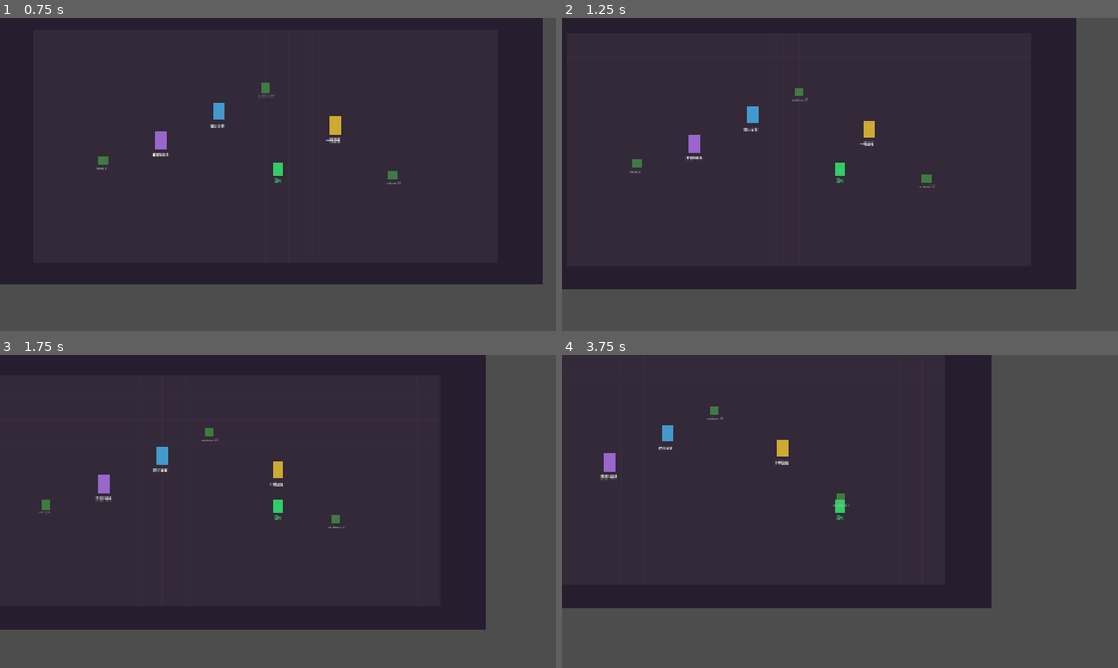
Above: before the commit, frames 1-4 (two rows, left to right).
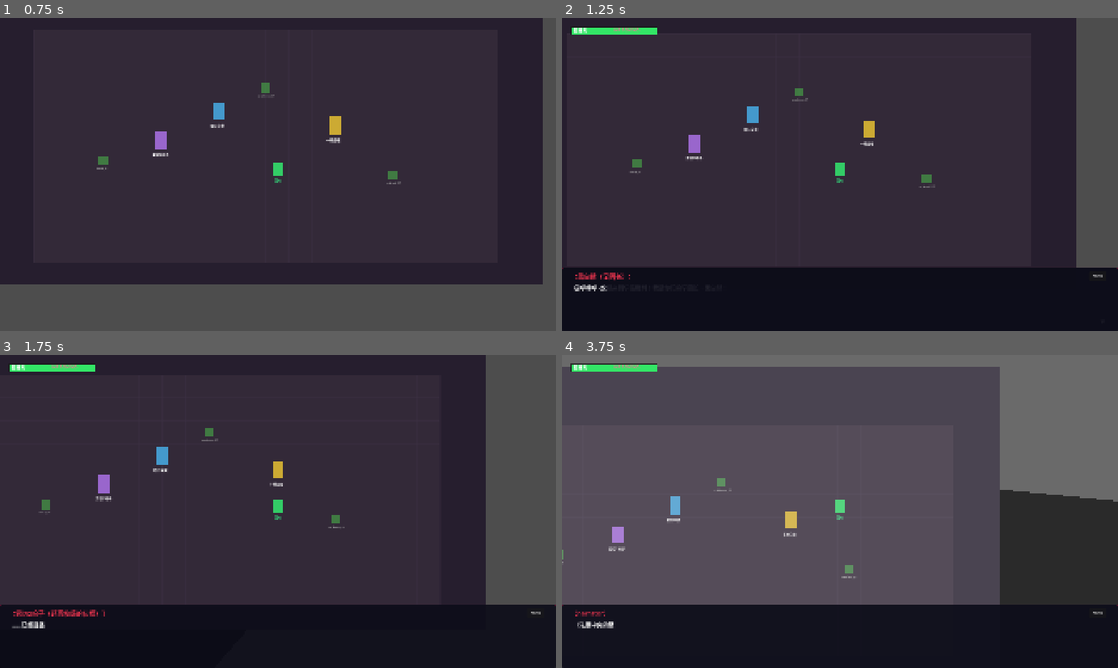
Above: after the commit, the same moments.

Repository: Luguoyn/dangan-AI
Game: Godot game, scene res://scenes/main.tscn
Same seed, same stepped clock (60 frames per second), same inputs: the game is played once before the commit and once after it.
Inputs (mouse positions are in pixels of both pictures, inside the frame that each line leads up to):
- Up to frame 1 (0.75 s): tap Enter (confirm) at 0.5 s; move the mouse to (400, 158) at 0.52 s; hold D (move_right) from 0.53 s (still down); tap B at 0.6 s; click (400, 158) at 0.67 s
- Up to frame 2 (1.25 s): keep holding D (move_right); tap Space at 0.77, 1.07 s; tap T at 0.8 s
- Up to frame 3 (1.75 s): move the mouse to (166, 527) at 1.27 s; release D (move_right) at 1.28 s; hold S (move_down) from 1.28 s (still down); tap T at 1.35 s; tap Space at 1.52, 1.55 s
- Up to frame 4 (3.75 s): tap Space at 1.82, 2.1, 3.02, 3.32 s; move the mouse to (895, 442) at 2.02 s; release S (move_down) at 2.03 s; hold D (move_right) 2.03-2.78 s; tap B at 2.3 s; move the mouse to (812, 574) at 2.77 s; hold W (move_up) 2.78-3.53 s; tap Enter (confirm) at 2.85 s; click (812, 574) at 2.92 s; tap T at 3.05 s; move the mouse to (1006, 558) at 3.52 s; press the mouse at (1006, 558) at 3.53 s; hold A (move_left) from 3.53 s (still down)

Frame 1 is identical in both runs. In frame 2, 20% of the frame differs, in the area x 0-100%, y 3-100%; in frame 3, 14%; in frame 4, 97%, in the area x 0-100%, y 0-100%.
Error after the commit: Invalid assignment of property or key 'sky_top_color' with value of type 'Color' on a base object of type 'PanoramaSkyMaterial'. (res://scripts/courtroom/court…

Commit message:
v0.5: 阶段五 — 3D学级裁判场
Step 24: 3D裁判场场景 (CSG几何体: 圆形地板/中央立柱/16站台/护栏/聚光灯)
Step 25: 摄像机系统 (move_to_podium/shake/pan/overview, Tween平滑过渡)
Step 26: 站位系统 PodiumSlot (billboard/名称标签/高亮/聚光灯)
Step 27: 场景加载+角色分配 (16站位自动分配存活角色)
Step 28: 裁判场对话框 (复用DialogueBox + 说话者高亮+摄像机移动)
Step 29: DebateManager Autoload (HP系统/三难度配置/小游戏协调)
Step 30: HP血条UI (渐变颜色/闪光动画/精神力显示)
- 11 个 Autoload, 场景间切换 (T键进裁判场, B键返回, Space测试对话)
- SceneManager 注册2个场景 (main/courtroom_3d)
- 场景切换时自动断开/重连 UI 信号，防止双重对话

Diff:
--- a/project.godot
+++ b/project.godot
@@ -24,6 +24,7 @@
 AudioManager="*res://scripts/managers/audio_manager.gd"
 GameManager="*res://scripts/managers/game_manager.gd"
 CharacterManager="*res://scripts/managers/character_manager.gd"
+DebateManager="*res://scripts/managers/debate_manager.gd"
 ScriptInterpreter="*res://scripts/managers/script_interpreter.gd"
 EvidenceManager="*res://scripts/managers/evidence_manager.gd"
 CharacterPortraitManager="*res://scripts/managers/character_portrait_manager.gd"
--- /dev/null
+++ b/scenes/3d/courtroom.tscn
@@ -0,0 +1,6 @@
+[gd_scene load_steps=2 format=3]
+
+[ext_resource type="Script" path="res://scripts/courtroom/courtroom_scene.gd" id="1_ct"]
+
+[node name="Courtroom" type="Node3D"]
+script = ExtResource("1_ct")
--- /dev/null
+++ b/scripts/courtroom/courtroom_camera.gd
@@ -0,0 +1,92 @@
+extends Camera3D
+class_name CourtroomCamera
+# ============================================================
+# Step 25: 学级裁判摄像机系统
+# ============================================================
+
+@export var default_position := Vector3(0, 8, 12)
+@export var default_look_at := Vector3(0, 1.5, 0)
+@export var closeup_offset := Vector3(0, 1.8, -4.0)
+@export var medium_offset := Vector3(0, 2.5, -7.0)
+@export var wide_offset := Vector3(0, 5.0, -12.0)
+@export var overview_position := Vector3(0, 14, 0)
+@export var overview_rotation := Vector3(-90, 0, 0) as Vector3
+
+var _is_animating: bool = false
+var _target_node: Node3D
+
+func _ready() -> void:
+	position = default_position
+	look_at(default_look_at)
+
+func move_to_podium(podium_index: int, shot_type: String = "closeup") -> void:
+	var target_pos: Vector3
+	var offset: Vector3
+
+	match shot_type:
+		"closeup":  offset = closeup_offset
+		"medium":   offset = medium_offset
+		"wide":     offset = wide_offset
+		_:          offset = closeup_offset
+
+	var podium_node := _find_podium(podium_index)
+	if podium_node:
+		target_pos = podium_node.global_position + offset
+	else:
+		target_pos = _calculate_podium_position(podium_index) + offset
+
+	_animate_to(target_pos, target_pos - offset)
+
+func move_to_center() -> void:
+	_animate_to(overview_position, Vector3(0, 1.5, 0))
+
+func move_to_overview() -> void:
+	position = overview_position
+	rotation_degrees = overview_rotation
+
+func shake(intensity: float, duration: float) -> void:
+	var original := position
+	var elapsed := 0.0
+	while elapsed < duration and is_instance_valid(self):
+		var offset := Vector3(
+			randf_range(-intensity, intensity),
+			randf_range(-intensity, intensity),
+			randf_range(-intensity, intensity)
+		)
+		position = original + offset
+		await get_tree().process_frame
+		elapsed += get_process_delta_time()
+	position = original
+
+func pan(from_podium: int, to_podium: int, duration: float = 1.0) -> void:
+	var from_pos := _calculate_podium_position(from_podium)
+	var to_pos := _calculate_podium_position(to_podium)
+	var mid := (from_pos + to_pos) / 2.0 + Vector3(0, 3, 6)
+	var tween := create_tween()
+	tween.tween_property(self, "position", mid, duration * 0.5)
+	tween.tween_property(self, "position", to_pos + Vector3(0, 2, -5), duration * 0.5)
+	tween.parallel().tween_method(_look_at_target.bind(to_pos), 0.0, 1.0, duration)
+
+func _animate_to(target_pos: Vector3, look_target: Vector3) -> void:
+	_is_animating = true
+	var tween := create_tween()
+	tween.set_parallel(true)
+	tween.tween_property(self, "position", target_pos, 0.8).set_ease(Tween.EASE_IN_OUT)
+	tween.tween_method(_look_at_target.bind(look_target), 0.0, 1.0, 0.8)
+	tween.chain().tween_callback(func(): _is_animating = false)
+
+func _look_at_target(_t: float, target: Vector3) -> void:
+	look_at(target)
+
+func _find_podium(podium_index: int) -> Node3D:
+	var parent := get_parent()
+	if parent:
+		for child in parent.get_children():
+			if child is PodiumSlot and child.podium_index == podium_index:
+				return child
+	return null
+
+func _calculate_podium_position(podium_index: int) -> Vector3:
+	var angle := TAU * float(podium_index) / 16.0
+	var radius := 6.0
+	return Vector3(cos(angle) * radius, 0, sin(angle) * radius)
--- /dev/null
+++ b/scripts/courtroom/courtroom_scene.gd
@@ -0,0 +1,201 @@
+extends Node3D
+class_name CourtroomScene
+# ============================================================
+# Step 24+27: 3D 学级裁判场场景
+# 构建 CSG 几何体、分配角色站位、管理摄像机
+# ============================================================
+
+const PODIUM_COUNT := 16
+const STAGE_RADIUS := 6.0
+
+var _camera: CourtroomCamera
+var _podiums: Array[PodiumSlot] = []
+var _dialogue_box: DialogueBox
+var _hp_bar: HPBar
+var _dialogue_box_added: bool = false
+var _hp_bar_added: bool = false
+
+func _ready() -> void:
+	_build_environment()
+	_build_stage()
+	_build_camera()
+	_build_podiums()
+	_build_ui()
+	_assign_characters_to_podiums()
+	EventBus.trial_started.emit()
+	print("[CourtroomScene] 裁判场初始化完成，%d 个站位已分配，按B返回2D场景" % PODIUM_COUNT)
+
+func _input(event: InputEvent) -> void:
+	if ScriptInterpreter.is_executing or ScriptInterpreter.is_waiting_input:
+		return
+	if event is InputEventKey:
+		if event.keycode == KEY_B and event.pressed:
+			SceneManager.load_scene("main")
+		if event.keycode == KEY_SPACE and event.pressed:
+			show_hp_bar()
+			ScriptInterpreter.load_script("res://story/courtroom_test.script.json")
+
+func _build_environment() -> void:
+	var env := WorldEnvironment.new()
+	var sky := PanoramaSkyMaterial.new()
+	sky.sky_top_color = Color(0.02, 0.01, 0.05)
+	sky.sky_horizon_color = Color(0.05, 0.02, 0.08)
+	sky.ground_bottom_color = Color(0.08, 0.03, 0.1)
+	env.environment = Environment.new()
+	env.environment.sky = Sky.new()
+	env.environment.sky.sky_material = sky
+	env.environment.background_mode = Environment.BG_SKY
+	env.environment.ambient_light_color = Color(0.15, 0.1, 0.2)
+	env.environment.ambient_light_energy = 0.5
+	env.environment.fog_enabled = true
+	env.environment.fog_density = 0.01
+	env.environment.fog_light_color = Color(0.4, 0.2, 0.4)
+	add_child(env)
+
+	var dir_light := DirectionalLight3D.new()
+	dir_light.position = Vector3(5, 15, 5)
+	dir_light.light_energy = 0.4
+	dir_light.light_color = Color(0.9, 0.85, 0.95)
+	add_child(dir_light)
+
+	var spot1 := SpotLight3D.new()
+	spot1.position = Vector3(-8, 12, 0)
+	spot1.look_at(Vector3(0, 1, 0))
+	spot1.light_color = Color(1, 0.8, 0.9)
+	spot1.light_energy = 1.5
+	add_child(spot1)
+
+	var spot2 := SpotLight3D.new()
+	spot2.position = Vector3(8, 12, 0)
+	spot2.look_at(Vector3(0, 1, 0))
+	spot2.light_color = Color(0.8, 0.8, 1)
+	spot2.light_energy = 1.5
+	add_child(spot2)
+
+func _build_stage() -> void:
+	var floor_mat := StandardMaterial3D.new()
+	floor_mat.albedo_color = Color(0.08, 0.06, 0.1)
+
+	var floor := CSGCylinder3D.new()
+	floor.radius = 8.0
+	floor.height = 0.3
+	floor.position = Vector3(0, -0.15, 0)
+	floor.material = floor_mat
+	add_child(floor)
+
+	var pillar := CSGCylinder3D.new()
+	pillar.radius = 1.2
+	pillar.height = 3.0
+	pillar.position = Vector3(0, 1.5, 0)
+	pillar.material = _make_metal_mat(Color(0.3, 0.1, 0.3))
+	add_child(pillar)
+
+	var throne := CSGBox3D.new()
+	throne.size = Vector3(2.0, 1.5, 2.0)
+	throne.position = Vector3(0, 3.7, 0)
+	throne.material = _make_metal_mat(Color(0.5, 0.0, 0.0))
+	add_child(throne)
+
+	for i in range(0, 360, 45):
+		var angle := deg_to_rad(float(i))
+		var railing := CSGBox3D.new()
+		railing.size = Vector3(0.2, 1.2, 0.15)
+		var rx := cos(angle) * (STAGE_RADIUS + 0.5)
+		var rz := sin(angle) * (STAGE_RADIUS + 0.5)
+		railing.position = Vector3(rx, 0.6, rz)
+		railing.look_at(Vector3(0, 0.6, 0), Vector3.UP)
+		railing.material = _make_metal_mat(Color(0.2, 0.15, 0.2))
+		add_child(railing)
+
+func _build_camera() -> void:
+	_camera = CourtroomCamera.new()
+	_camera.name = "CourtroomCamera"
+	_camera.default_position = Vector3(0, 9, 14)
+	_camera.default_look_at = Vector3(0, 1.5, 0)
+	add_child(_camera)
+
+func _build_podiums() -> void:
+	for i in range(PODIUM_COUNT):
+		var podium := PodiumSlot.new()
+		podium.podium_index = i
+		var angle := TAU * float(i) / float(PODIUM_COUNT)
+		podium.position = Vector3(cos(angle) * STAGE_RADIUS, 0, sin(angle) * STAGE_RADIUS)
+		podium.rotation_degrees.y = rad_to_deg(-angle) + 90
+		add_child(podium)
+		_podiums.append(podium)
+
+		var marker := CSGBox3D.new()
+		marker.size = Vector3(0.8, 0.1, 0.8)
+		marker.position = Vector3(cos(angle) * STAGE_RADIUS, 0.05, sin(angle) * STAGE_RADIUS)
+		marker.material = _make_metal_mat(Color(0.25, 0.15, 0.25))
+		add_child(marker)
+
+func _build_ui() -> void:
+	EventBus.dialogue_show.connect(_on_dialogue_show)
+	EventBus.dialogue_next.connect(_on_dialogue_next)
+	EventBus.trial_ended.connect(_on_trial_ended_scene)
+
+	_dialogue_box = DialogueBox.new()
+	add_child(_dialogue_box)
+
+	_hp_bar = HPBar.new()
+	add_child(_hp_bar)
+
+func _on_dialogue_show(data: Dictionary) -> void:
+	var speaker: String = data.get("speaker", "")
+	if speaker != "" and speaker != "narrator":
+		clear_highlights()
+		move_camera_to_speaker(speaker)
+
+func _on_dialogue_next() -> void:
+	clear_highlights()
+
+func _on_trial_ended_scene(result: String) -> void:
+	print("[Courtroom] 裁判结束: %s" % result)
+	await get_tree().create_timer(2.0).timeout
+	SceneManager.load_scene("main")
+
+func _assign_characters_to_podiums() -> void:
+	var alive := CharacterManager.get_alive_characters()
+	if alive.is_empty():
+		for i in range(mini(PODIUM_COUNT, 3)):
+			var demo_ids := ["kirigiri", "asahina", "togami"]
+			if i < demo_ids.size():
+				_podiums[i].assign_character(demo_ids[i])
+		return
+
+	for i in range(mini(PODIUM_COUNT, alive.size())):
+		_podiums[i].assign_character(alive[i].character_id)
+
+func move_camera_to_speaker(char_id: String, shot_type: String = "closeup") -> void:
+	for podium in _podiums:
+		if podium.character_id == char_id:
+			_camera.move_to_podium(podium.podium_index, shot_type)
+			podium.highlight(true)
+			return
+
+func clear_highlights() -> void:
+	for podium in _podiums:
+		podium.highlight(false)
+
+func get_podium(character_id: String) -> PodiumSlot:
+	for p in _podiums:
+		if p.character_id == character_id:
+			return p
+	return null
+
+func get_camera() -> CourtroomCamera:
+	return _camera
+
+func show_hp_bar() -> void:
+	_hp_bar.show_bar()
+
+func hide_hp_bar() -> void:
+	_hp_bar.hide_bar()
+
+func _make_metal_mat(color: Color) -> Material:
+	var mat := StandardMaterial3D.new()
+	mat.albedo_color = color
+	mat.metallic = 0.8
+	mat.roughness = 0.1
+	return mat
--- /dev/null
+++ b/scripts/courtroom/podium_slot.gd
@@ -0,0 +1,82 @@
+extends Node3D
+class_name PodiumSlot
+# ============================================================
+# Step 26: 3D 角色站位系统
+# ============================================================
+
+@export var podium_index: int = 0
+@export var character_id: String = ""
+
+var _billboard: Sprite3D
+var _name_label: Label3D
+var _highlight_mesh: MeshInstance3D
+var _spotlight: SpotLight3D
+
+func _ready() -> void:
+	_create_billboard()
+	_create_name_label()
+	_create_highlight()
+
+func _create_billboard() -> void:
+	_billboard = Sprite3D.new()
+	_billboard.name = "Billboard"
+	_billboard.position = Vector3(0, 2.0, 0)
+	_billboard.billboard = BaseMaterial3D.BILLBOARD_ENABLED
+	add_child(_billboard)
+
+func _create_name_label() -> void:
+	_name_label = Label3D.new()
+	_name_label.name = "NameLabel"
+	_name_label.position = Vector3(0, 3.0, 0)
+	_name_label.font_size = 36
+	_name_label.modulate = Color.WHITE
+	_name_label.outline_size = 2
+	add_child(_name_label)
+
+func _create_highlight() -> void:
+	_highlight_mesh = MeshInstance3D.new()
+	var cylinder := CylinderMesh.new()
+	cylinder.top_radius = 1.5
+	cylinder.bottom_radius = 1.5
+	cylinder.height = 0.05
+	_highlight_mesh.mesh = cylinder
+	_highlight_mesh.position = Vector3(0, 0.02, 0)
+	_highlight_mesh.visible = false
+	add_child(_highlight_mesh)
+
+	_spotlight = SpotLight3D.new()
+	_spotlight.position = Vector3(0, 6, 2)
+	_spotlight.rotation_degrees = Vector3(-60, 0, 0)
+	_spotlight.light_color = Color(1, 1, 0.8, 1)
+	_spotlight.light_energy = 0
+	_spotlight.visible = false
+	add_child(_spotlight)
+
+func assign_character(char_id: String) -> void:
+	character_id = char_id
+	var cd := CharacterManager.get_character(char_id)
+	if cd:
+		_name_label.text = cd.display_name
+		_billboard.modulate = cd.color
+	else:
+		_name_label.text = char_id
+
+func highlight(active: bool) -> void:
+	_highlight_mesh.visible = active
+	_spotlight.visible = active
+	if active:
+		_spotlight.light_energy = 2.0
+		var mat := StandardMaterial3D.new()
+		mat.albedo_color = Color.YELLOW
+		mat.emission_enabled = true
+		mat.emission = Color.YELLOW
+		mat.emission_energy_multiplier = 0.5
+		_highlight_mesh.material_override = mat
+	else:
+		_spotlight.light_energy = 0
+
+func get_name_tag_position() -> Vector3:
+	return _name_label.global_position
+
+func get_podium_position() -> Vector3:
+	return global_position
--- a/scripts/main_game.gd
+++ b/scripts/main_game.gd
@@ -20,7 +20,15 @@
 	_create_ui_layers()
 	_connect_signals()
 	_place_demo_content()
-	print("[MainGame] 2D 场景初始化完成。WASD/方向键移动，接近 NPC/调查点按 Enter 交互。")
+	print("[MainGame] 2D 场景初始化完成。WASD/方向键移动，E键互动，T键进入裁判场。")
+
+func _input(event: InputEvent) -> void:
+	if event is InputEventKey and event.keycode == KEY_T and event.pressed:
+		if ScriptInterpreter.is_executing or ScriptInterpreter.is_waiting_input:
+			return
+		if SceneManager.get_current_scene_id() == "courtroom_3d":
+			return
+		SceneManager.load_scene_direct("res://scenes/3d/courtroom.tscn")
 
 func _create_2d_world() -> void:
 	var bg := ColorRect.new()
@@ -173,6 +181,23 @@
 func _connect_signals() -> void:
 	EventBus.npc_interacted.connect(_on_npc_interacted)
 	EventBus.investigation_point_clicked.connect(_on_investigation_point_clicked)
+	EventBus.scene_loaded.connect(_on_scene_changed)
+
+var _ui_active: bool = true
+
+func _on_scene_changed(scene_id: String) -> void:
+	if scene_id != "main":
+		_ui_active = false
+		if _dialogue_box:
+			_dialogue_box.hide()
+			if EventBus.dialogue_show.is_connected(_dialogue_box._on_dialogue_show):
+				EventBus.dialogue_show.disconnect(_dialogue_box._on_dialogue_show)
+		if _choice_panel:
+			_choice_panel.hide()
+	else:
+		_ui_active = true
+		if _dialogue_box and not EventBus.dialogue_show.is_connected(_dialogue_box._on_dialogue_show):
+			EventBus.dialogue_show.connect(_dialogue_box._on_dialogue_show)
 
 func _on_npc_interacted(char_id: String) -> void:
 	print("[NPC] 与 %s 对话" % char_id)
--- /dev/null
+++ b/scripts/managers/debate_manager.gd
@@ -0,0 +1,102 @@
+extends Node
+# ============================================================
+# Step 29: DebateManager — 辩论总控 (Autoload)
+# 裁判场状态、HP 系统、小游戏调度、难度配置
+# ============================================================
+
+signal minigame_requested(minigame_type: String, config_id: String)
+
+var max_hp: int = 100
+var current_hp: int = 100
+var equipped_skills: Array = []
+var is_trial_active: bool = false
+var difficulty_config: Dictionary = {}
+
+func _ready() -> void:
+	_load_difficulty_config()
+	EventBus.trial_started.connect(_on_trial_started)
+	EventBus.trial_ended.connect(_on_trial_ended)
+	EventBus.nonstop_debate_finished.connect(_on_minigame_result.bind("nonstop_debate"))
+	EventBus.rebuttal_finished.connect(_on_minigame_result.bind("rebuttal"))
+	EventBus.hangman_finished.connect(_on_minigame_result.bind("hangman"))
+	EventBus.climax_inference_finished.connect(_on_minigame_result.bind("climax"))
+
+func _load_difficulty_config() -> void:
+	difficulty_config = {
+		"kind": {
+			"max_hp": 120, "hp_damage_mult": 0.7, "hp_heal_amount": 8,
+			"evidence_ring_time": 0.6, "nonstop_yellow_linger": 12.0,
+			"hangman_time_bonus": 10.0, "rebuttal_judge_window": 80,
+			"climax_time_limit": 75.0
+		},
+		"normal": {
+			"max_hp": 100, "hp_damage_mult": 1.0, "hp_heal_amount": 5,
+			"evidence_ring_time": 0.4, "nonstop_yellow_linger": 8.0,
+			"hangman_time_bonus": 0.0, "rebuttal_judge_window": 50,
+			"climax_time_limit": 60.0
+		},
+		"mean": {
+			"max_hp": 80, "hp_damage_mult": 1.5, "hp_heal_amount": 3,
+			"evidence_ring_time": 0.2, "nonstop_yellow_linger": 5.0,
+			"hangman_time_bonus": -5.0, "rebuttal_judge_window": 30,
+			"climax_time_limit": 45.0
+		}
+	}
+
+func _on_trial_started() -> void:
+	is_trial_active = true
+	_apply_difficulty()
+	reset_hp()
+
+func _on_trial_ended(_result: String) -> void:
+	is_trial_active = false
+
+func _apply_difficulty() -> void:
+	var diff: String = GameManager.get_difficulty()
+	var config: Dictionary = difficulty_config.get(diff, difficulty_config["normal"])
+	max_hp = config.get("max_hp", 100)
+	current_hp = max_hp
+
+func reset_hp() -> void:
+	_apply_difficulty()
+	EventBus.hp_changed.emit(current_hp, max_hp)
+
+func damage_hp(amount: int) -> void:
+	if not is_trial_active:
+		return
+	var diff_config := _get_current_diff()
+	var multiplied := int(amount * diff_config.get("hp_damage_mult", 1.0))
+	current_hp = maxi(0, current_hp - multiplied)
+	EventBus.hp_changed.emit(current_hp, max_hp)
+	if current_hp <= 0:
+		EventBus.hp_depleted.emit()
+
+func heal_hp(amount: int) -> void:
+	if not is_trial_active:
+		return
+	var diff_config := _get_current_diff()
+	var heal := maxi(1, amount)
+	current_hp = mini(max_hp, current_hp + heal)
+	EventBus.hp_changed.emit(current_hp, max_hp)
+
+func get_diff_param(key: String, default: Variant = null) -> Variant:
+	var diff_config := _get_current_diff()
+	return diff_config.get(key, default)
+
+func _get_current_diff() -> Dictionary:
+	var diff: String = GameManager.get_difficulty()
+	return difficulty_config.get(diff, difficulty_config["normal"])
+
+func equip_skill(skill_id: String) -> void:
+	if skill_id not in equipped_skills:
+		equipped_skills.append(skill_id)
+
+func unequip_skill(skill_id: String) -> void:
+	equipped_skills.erase(skill_id)
+
+func has_skill_equipped(skill_id: String) -> bool:
+	return skill_id in equipped_skills
+
+func _on_minigame_result(is_success: bool, _minigame: String) -> void:
+	if is_success:
+		heal_hp(get_diff_param("hp_heal_amount", 5))
--- a/scripts/managers/scene_manager.gd
+++ b/scripts/managers/scene_manager.gd
@@ -12,6 +12,11 @@
 
 func _ready() -> void:
 	EventBus.scene_load_requested.connect(_on_scene_load_requested)
+	_register_default_scenes()
+
+func _register_default_scenes() -> void:
+	register_scene("main", "res://scenes/main.tscn")
+	register_scene("courtroom_3d", "res://scenes/3d/courtroom.tscn")
 
 func register_scene(scene_id: String, scene_path: String) -> void:
 	_scene_registry[scene_id] = scene_path
--- a/scripts/ui/dialogue_box.gd
+++ b/scripts/ui/dialogue_box.gd
@@ -86,6 +86,8 @@
 	add_child(_auto_timer)
 
 func _on_dialogue_show(data: Dictionary) -> void:
+	if not is_inside_tree():
+		return
 	var speaker: String = data.get("speaker", "???")
 	var speaker_label: String = data.get("speaker_label", speaker)
 	_full_text = data.get("text", "")
--- /dev/null
+++ b/scripts/ui/hp_bar.gd
@@ -0,0 +1,88 @@
+extends CanvasLayer
+class_name HPBar
+# ============================================================
+# Step 30: 精神力 HP 血条显示
+# ============================================================
+
+@export var max_hp: int = 100
+var current_hp: int = 100
+
+var _bg: ColorRect
+var _fill: ColorRect
+var _label: Label
+var _hearts_label: Label
+var _visible: bool = false
+
+func _ready() -> void:
+	EventBus.hp_changed.connect(_on_hp_changed)
+	EventBus.hp_depleted.connect(_on_hp_depleted)
+	_build_ui()
+	hide()
+
+func _build_ui() -> void:
+	_bg = ColorRect.new()
+	_bg.color = Color(0.1, 0.1, 0.1, 0.8)
+	_bg.size = Vector2(300, 30)
+	_bg.position = Vector2(30, 30)
+	add_child(_bg)
+
+	_fill = ColorRect.new()
+	_fill.color = Color(0.2, 0.9, 0.4)
+	_fill.size = Vector2(296, 26)
+	_fill.position = Vector2(32, 32)
+	add_child(_fill)
+
+	_label = Label.new()
+	_label.position = Vector2(40, 30)
+	_label.add_theme_font_size_override("font_size", 16)
+	_label.add_theme_color_override("font_color", Color.WHITE)
+	_label.text = "精神力"
+	add_child(_label)
+
+	_hearts_label = Label.new()
+	_hearts_label.position = Vector2(180, 30)
+	_hearts_label.add_theme_font_size_override("font_size", 16)
+	_hearts_label.add_theme_color_override("font_color", Color(1, 0.4, 0.6))
+	add_child(_hearts_label)
+
+func set_hp(hp: int, max_val: int = -1) -> void:
+	if max_val > 0:
+		max_hp = max_val
+	current_hp = clampi(hp, 0, max_hp)
+	_update_display()
+
+func _on_hp_changed(current: int, _max: int) -> void:
+	current_hp = clampi(current, 0, max_hp)
+	_update_display()
+	_flash_bar()
+
+func _on_hp_depleted() -> void:
+	current_hp = 0
+	_fill.color = Color(0.9, 0.1, 0.1)
+	_update_display()
+
+func _update_display() -> void:
+	var ratio := float(current_hp) / float(max_hp)
+	_fill.size.x = 296.0 * ratio
+
+	if ratio > 0.5:
+		_fill.color = _fill.color.lerp(Color(0.2, 0.9, 0.4), 0.3)
+	elif ratio > 0.25:
+		_fill.color = _fill.color.lerp(Color(0.9, 0.7, 0.2), 0.3)
+	else:
+		_fill.color = _fill.color.lerp(Color(0.9, 0.1, 0.1), 0.3)
+
+	_hearts_label.text = "HP %d/%d" % [current_hp, max_hp]
+
+func _flash_bar() -> void:
+	var tween := create_tween()
+	tween.tween_property(_fill, "modulate:a", 0.3, 0.1)
+	tween.tween_property(_fill, "modulate:a", 1.0, 0.1)
+
+func show_bar() -> void:
+	show()
+	_visible = true
+
+func hide_bar() -> void:
+	hide()
+	_visible = false
--- /dev/null
+++ b/story/courtroom_test.script.json
@@ -0,0 +1,35 @@
+{
+  "script_id": "courtroom_test",
+  "events": [
+    {"cmd": "comment", "text": "=== 裁判场测试 ==="},
+
+    {"cmd": "dialogue", "speaker": "monokuma",
+     "text": "噗呼呼呼~欢迎来到学级裁判！我是你们的学园长，黑白熊！",
+     "camera": "wide"},
+
+    {"cmd": "dialogue", "speaker": "kirigiri",
+     "text": "……已经准备好了。让我们开始推理吧。",
+     "camera": "closeup"},
+
+    {"cmd": "dialogue", "speaker": "togami",
+     "text": "哼，庶民们。就让本少爷来揭穿真相好了。",
+     "camera": "closeup"},
+
+    {"cmd": "dialogue", "speaker": "asahina",
+     "text": "等、等一下！我还有些问题不明白……",
+     "camera": "closeup"},
+
+    {"cmd": "dialogue", "speaker": "monokuma",
+     "text": "那么——学级裁判，正式开始！",
+     "camera": "wide"},
+
+    {"cmd": "screen_effect", "effect": "flash", "intensity": 0.5, "duration": 0.3},
+
+    {"cmd": "dialogue", "speaker": "narrator",
+     "text": "（法庭中央的聚光灯骤然亮起，裁判场的紧张气氛达到顶点。）",
+     "camera": "overview"},
+
+    {"cmd": "comment", "text": "=== 测试三难度HP ==="},
+    {"cmd": "set_flag", "flag": "test_hp_demo", "value": true}
+  ]
+}
